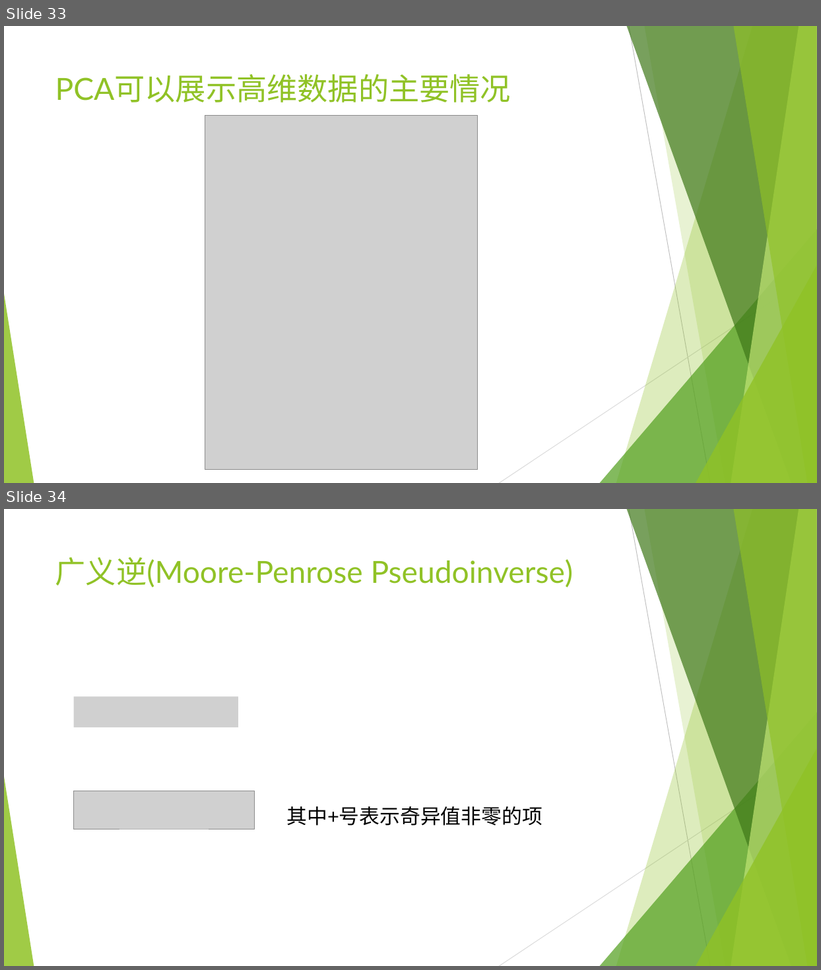
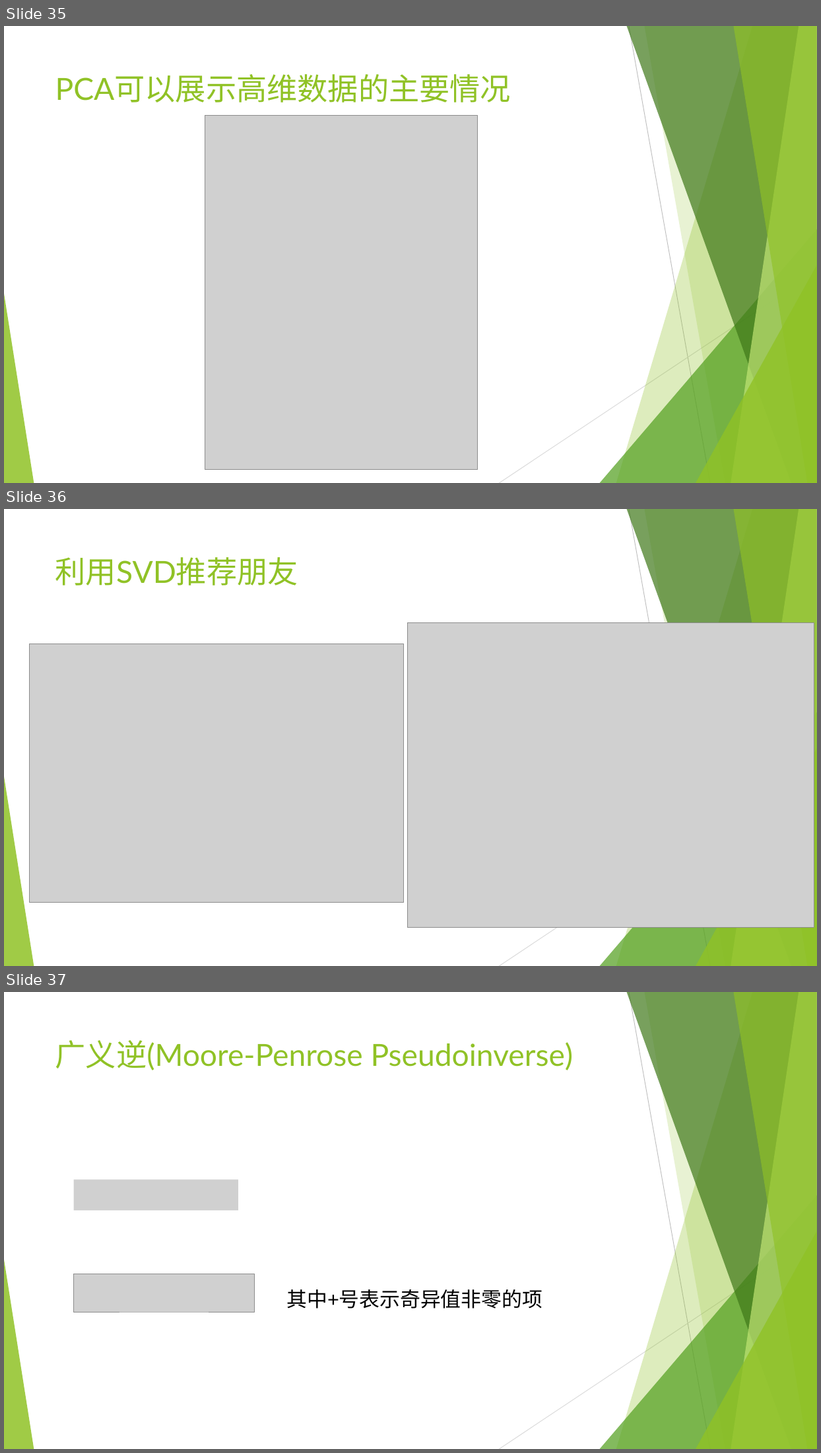
Before and after one commit to wangyi-fudan/BIOL130173, a slide deck: 1_linear_algebra.pptx. Shown one above the other, each under a label of ours: slides 33 and 34 before the commit, slides 35, 36 and 37 after it. The pictures are 821x970 and 821x1453 pixels, drawn with LibreOffice and Linux fonts; fonts in the diff are those of the drawing; grey boxes stand for pictures. Boxes give left, top, right and bottom in pixels: in the first picture for what was removed or moved away, otherwise in the second. Text is boxed around its words. In the diff, an @@ line names an element or a change of style, - is before the commit and + after.

```diff
--- a/1_linear_algebra.pptx
+++ b/1_linear_algebra.pptx
@@ slide 36 added at [4,509,817,966], background #FFFFFF; not listed: 10 template elements that a slide beside it also shows @@
@@ title added at [55,557,298,586], 36 pt, text #90C226 @@
+利用SVD推荐朋友
@@ picture added at [408,623,814,928] @@
@@ picture added at [30,644,403,902] @@
@@ what was slide 33 is now slide 35 @@
@@ what was slide 34 is now slide 37 @@
```
Also in this commit, not shown: 2 other slides added.
